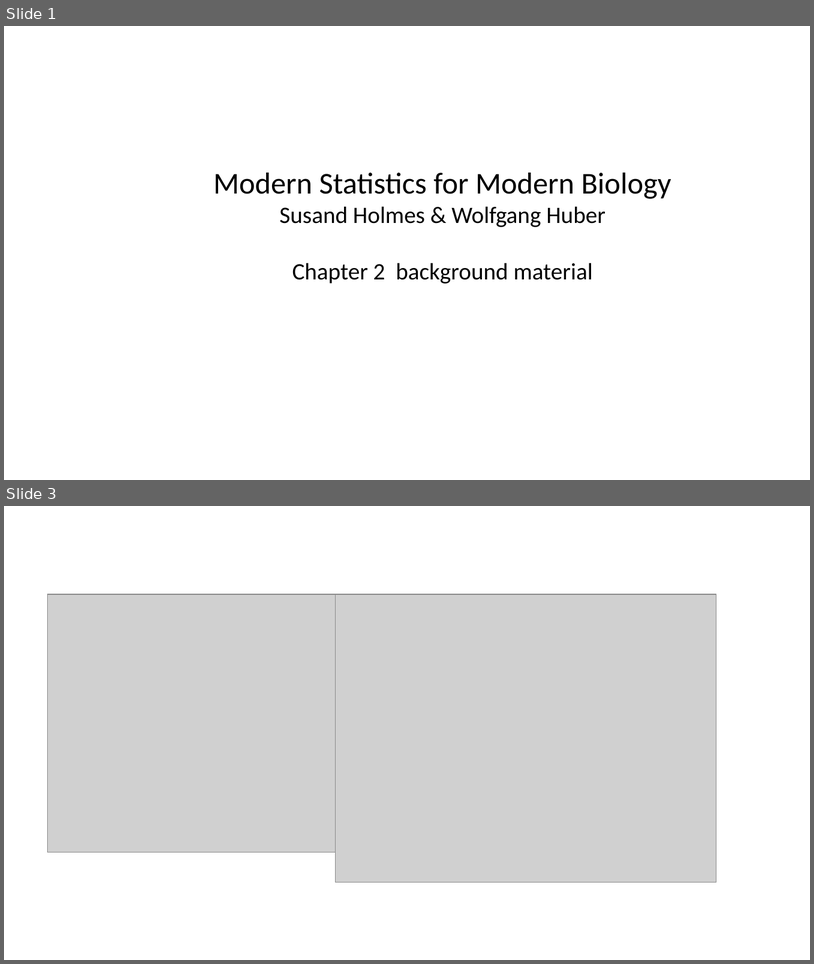
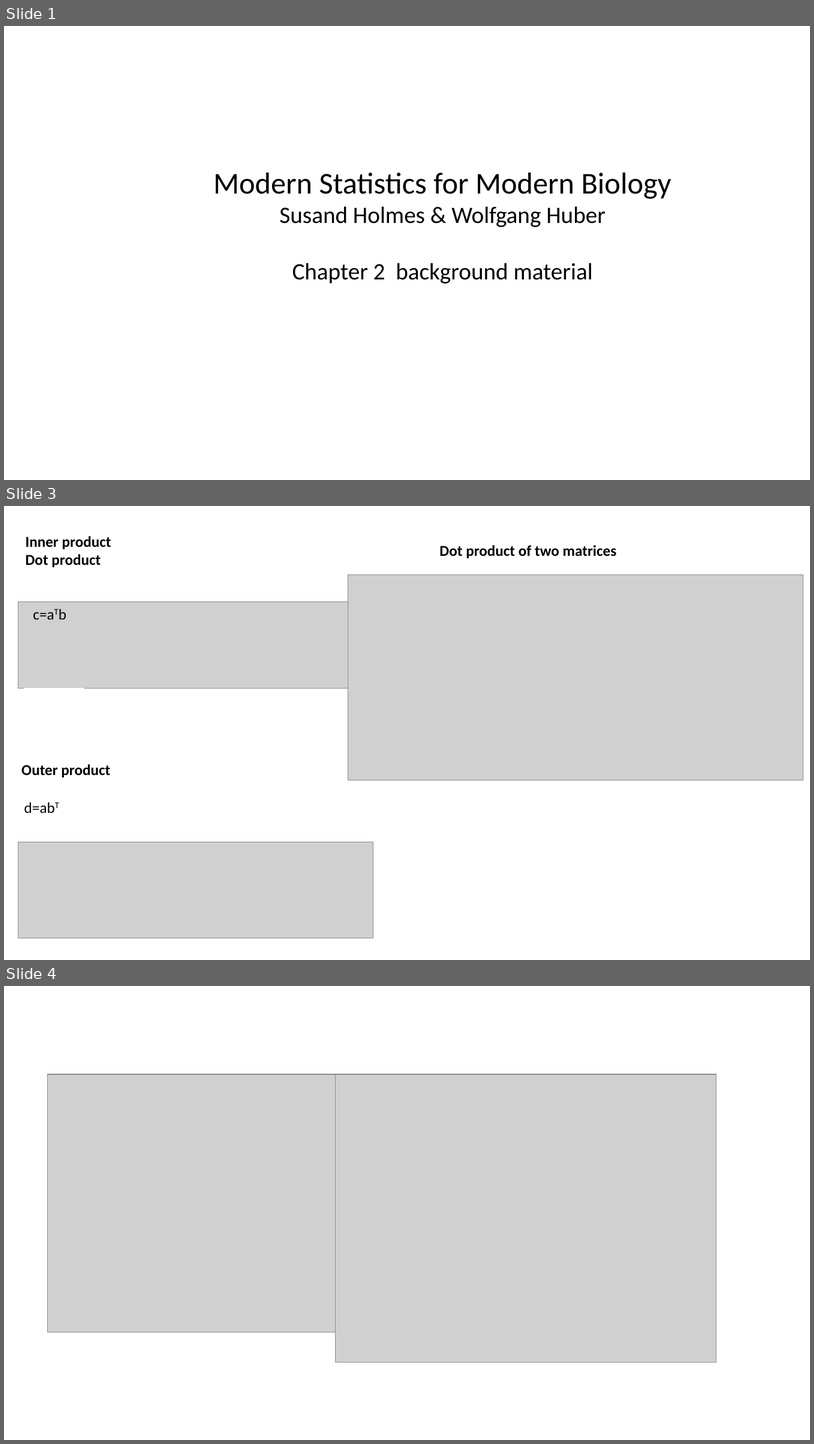
Before and after one commit to jsemple19/modernStats4biol_Holmes, a slide deck: chapter02/Chapter02.pptx. Shown one above the other, each under a label of ours: slides 1 and 3 before the commit, slides 1, 3 and 4 after it; the slides between them are not shown. The pictures are 814x964 and 814x1444 pixels, drawn with LibreOffice and Linux fonts; fonts in the diff are those of the drawing; grey boxes stand for pictures. Boxes give left, top, right and bottom in pixels: in the first picture for what was removed or moved away, otherwise in the second. Text is boxed around its words. In the diff, an @@ line names an element or a change of style, - is before the commit and + after.

```diff
--- a/chapter02/Chapter02.pptx
+++ b/chapter02/Chapter02.pptx
@@ slide 3 added at bbox=[4, 506, 810, 960], background #FFFFFF @@
@@ text added at bbox=[26, 536, 111, 567], 18 pt, text #000000, bold @@
+Inner product
+Dot product
@@ text added at bbox=[440, 545, 617, 558], 18 pt, text #000000, bold @@
+Dot product of two matrices
@@ picture added at bbox=[348, 574, 804, 780] @@
@@ picture added at bbox=[18, 601, 374, 688] @@
@@ text added at bbox=[33, 612, 54, 619], 18 pt, text #000000 @@
+c=aTb
@@ rectangle added at bbox=[24, 688, 84, 711], fill #FFFFFF, outline #FFFFFF 1 pt @@
@@ text added at bbox=[21, 764, 110, 777], 18 pt, text #000000, bold @@
+Outer product
@@ text added at bbox=[24, 802, 55, 813], 18 pt, text #000000 @@
+d=abT
@@ picture added at bbox=[18, 842, 374, 938] @@
@@ what was slide 3 is now slide 4 @@
```
Also in this commit, not shown: 1 slide changed, 1 other file.
